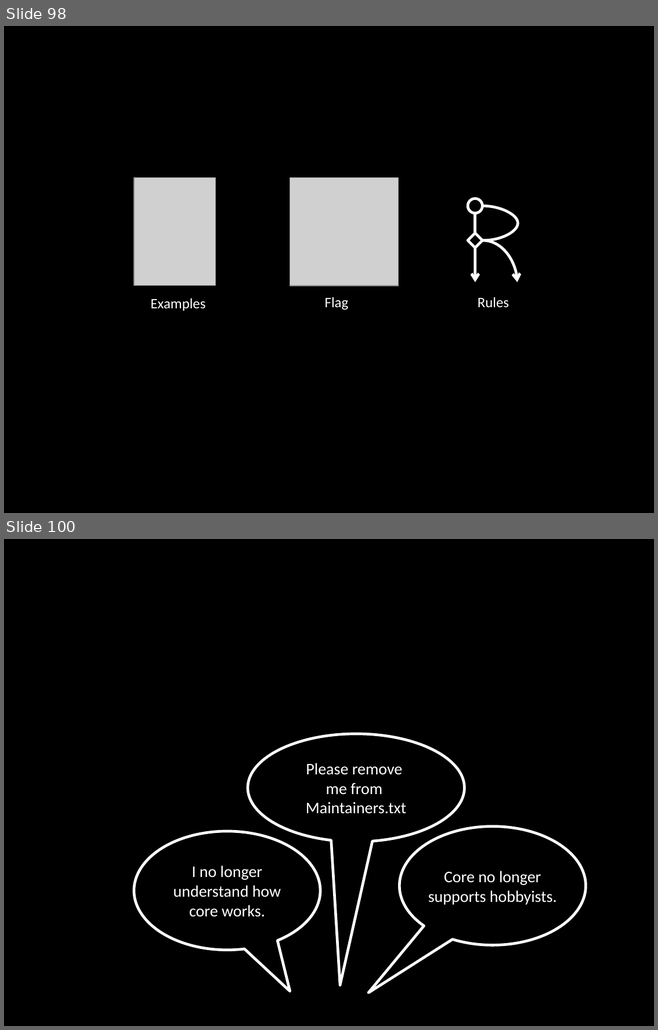
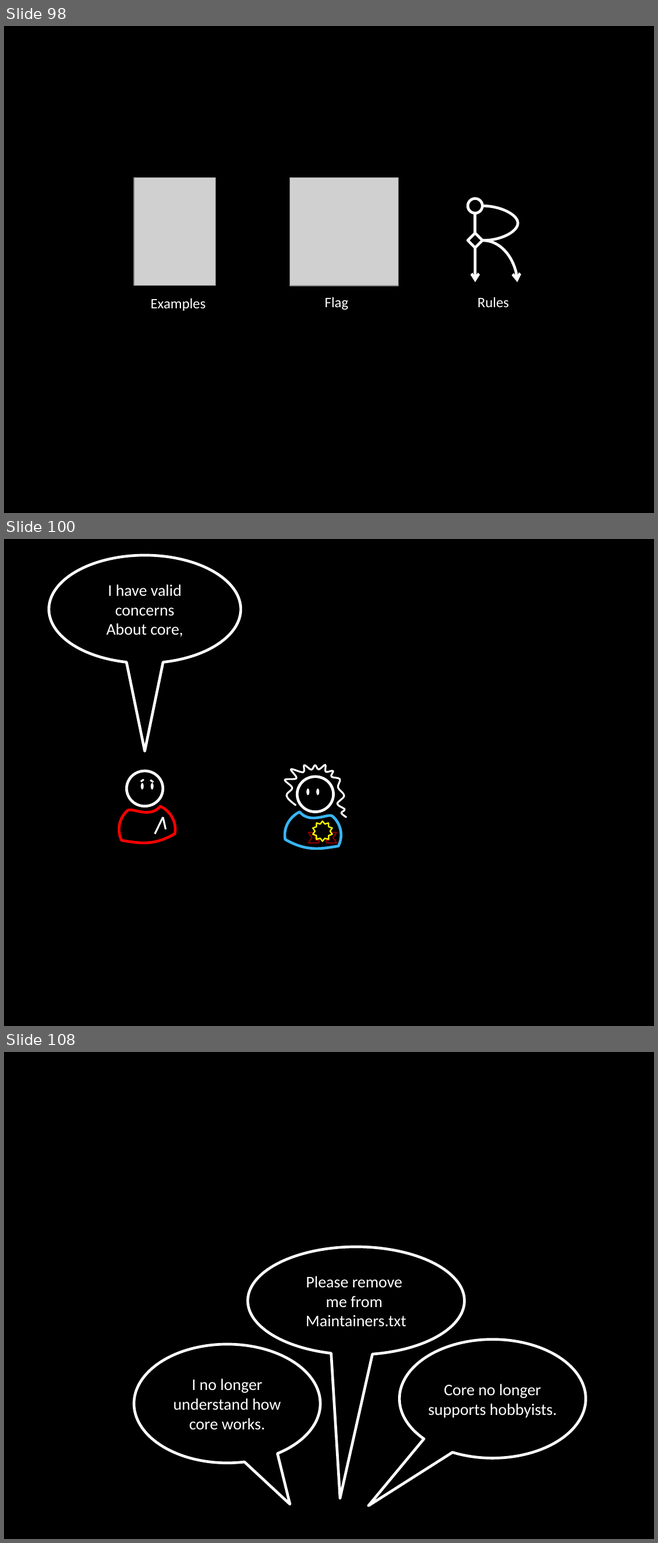
Before and after one commit to socketwench/exampleModuleAintCore, a slide deck: src/exampleModuleAintCore.pptx. Shown one above the other, each under a label of ours: slides 98 and 100 before the commit, slides 98, 100 and 108 after it; the slides between them are not shown. The pictures are 658x1030 and 658x1543 pixels, drawn with LibreOffice and Linux fonts; fonts in the diff are those of the drawing; grey boxes stand for pictures. Boxes give left, top, right and bottom in pixels: in the first picture for what was removed or moved away, otherwise in the second. Text is boxed around its words. In the diff, an @@ line names an element or a change of style, - is before the commit and + after.

```diff
--- a/src/exampleModuleAintCore.pptx
+++ b/src/exampleModuleAintCore.pptx
@@ slide 100 added at [4,539,654,1026], background #000000 @@
@@ speech bubble added at [49,555,241,663], outline #FFFFFF 3 pt, 18 pt, text #FFFFFF @@
+I have valid
+concerns
+About core,
@@ group added at [119,771,176,843]: 4 lines, 3 ellipses, 1 freeform shape @@
@@ freeform shape added at [285,765,346,817], outline #FFFFFF 2 pt @@
@@ ellipse added at [297,777,333,812], outline #FFFFFF 3 pt @@
@@ ellipse added at [306,788,309,795], fill #FFFFFF @@
@@ ellipse added at [317,788,320,795], fill #FFFFFF @@
@@ freeform shape added at [285,812,341,849], outline #39B5F2 3 pt @@
@@ ribbon added at [308,827,336,843], outline #800000 1.5 pt @@
@@ star added at [313,821,332,841], fill #000000, outline #FFFF00 1.5 pt @@
@@ what was slide 100 is now slide 108 @@
```
Also in this commit, not shown: 1 slide changed, 11 other slides added, 2 other files.
